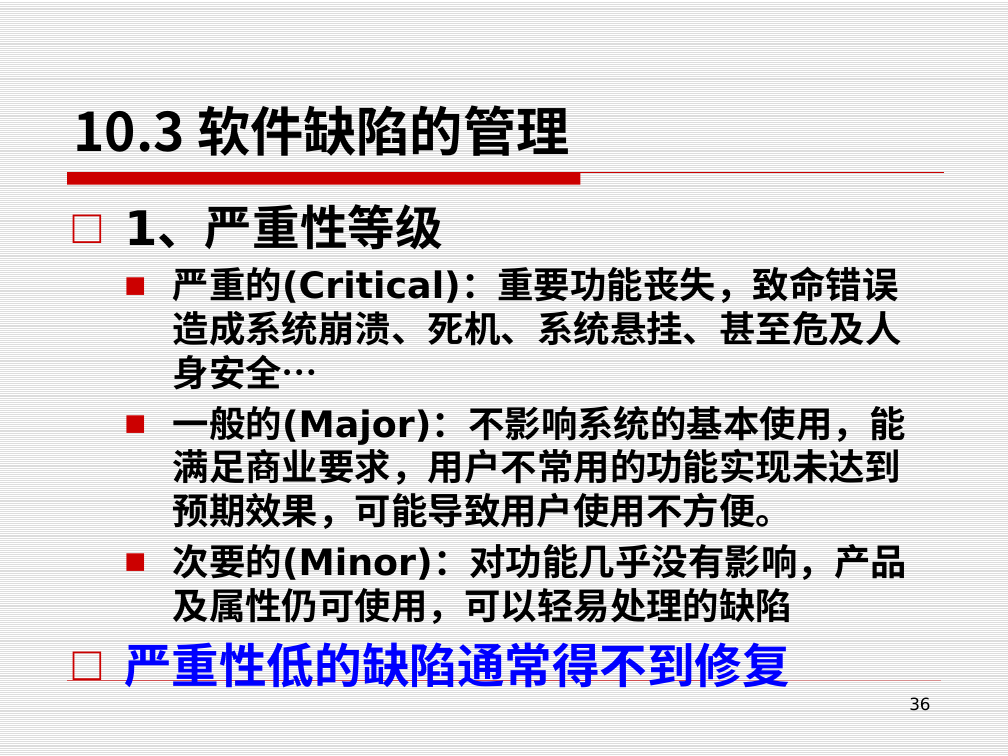
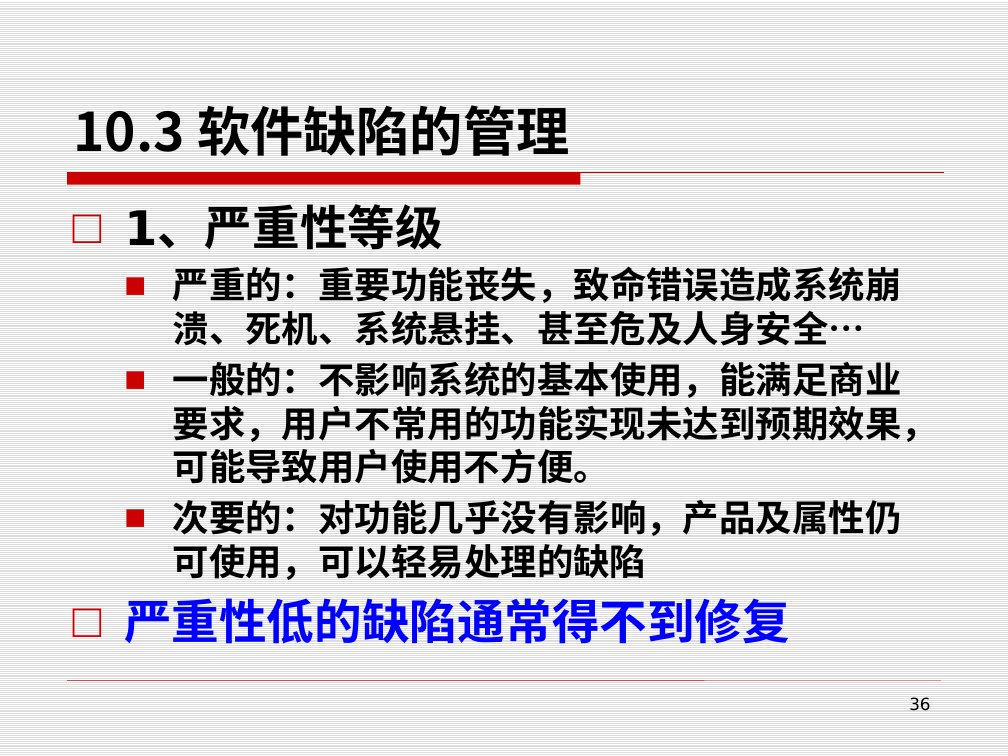
Before and after one commit to edu2act/course-foundation-software-tesing, a slide deck: slide 36 of PPT/第三部分 软件测试应用/10.2 测试过程管理.pptx. Drawn at 1008x756 pixels with LibreOffice and Linux fonts; fonts in the diff are those of the drawing. Boxes give left, top, right and bottom in pixels: in the first picture for what was removed or moved away, otherwise in the second. Text is boxed around its words. In the diff, an @@ line names an element or a change of style, - is before the commit and + after.

```diff
--- a/PPT/第三部分 软件测试应用/10.2 测试过程管理.pptx
+++ b/PPT/第三部分 软件测试应用/10.2 测试过程管理.pptx
@@ text at [173, 266, 938, 580]: text changed @@
-  ■ 严重的(Critical)：重要功能丧失，致命错误造成系统崩溃、死机、系统悬挂、甚至危及人身安全…
-  ■ 一般的(Major)：不影响系统的基本使用，能满足商业要求，用户不常用的功能实现未达到预期效果，可能导致用户使用不方便。
-  ■ 次要的(Minor)：对功能几乎没有影响，产品及属性仍可使用，可以轻易处理的缺陷
+  ■ 严重的：重要功能丧失，致命错误造成系统崩溃、死机、系统悬挂、甚至危及人身安全…
+  ■ 一般的：不影响系统的基本使用，能满足商业要求，用户不常用的功能实现未达到预期效果，可能导致用户使用不方便。
+  ■ 次要的：对功能几乎没有影响，产品及属性仍可使用，可以轻易处理的缺陷
```
Also in this commit, not shown: 17 other slides changed, 7 other files.
